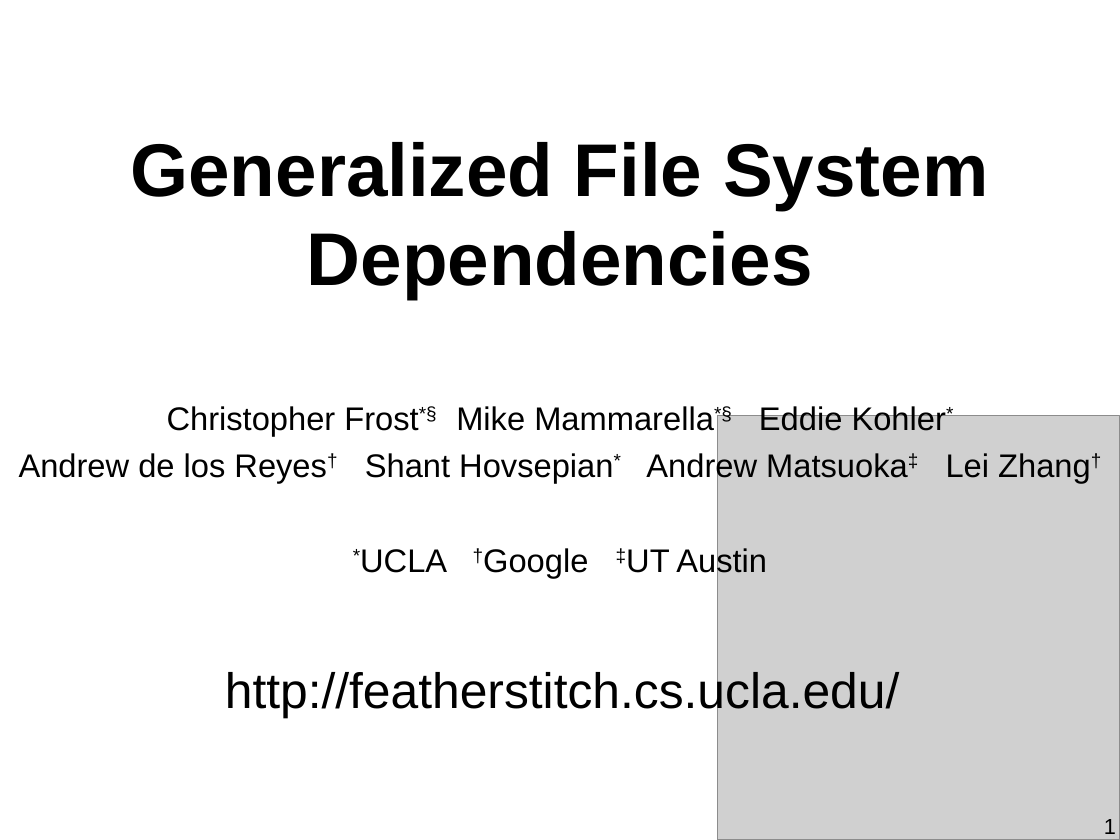
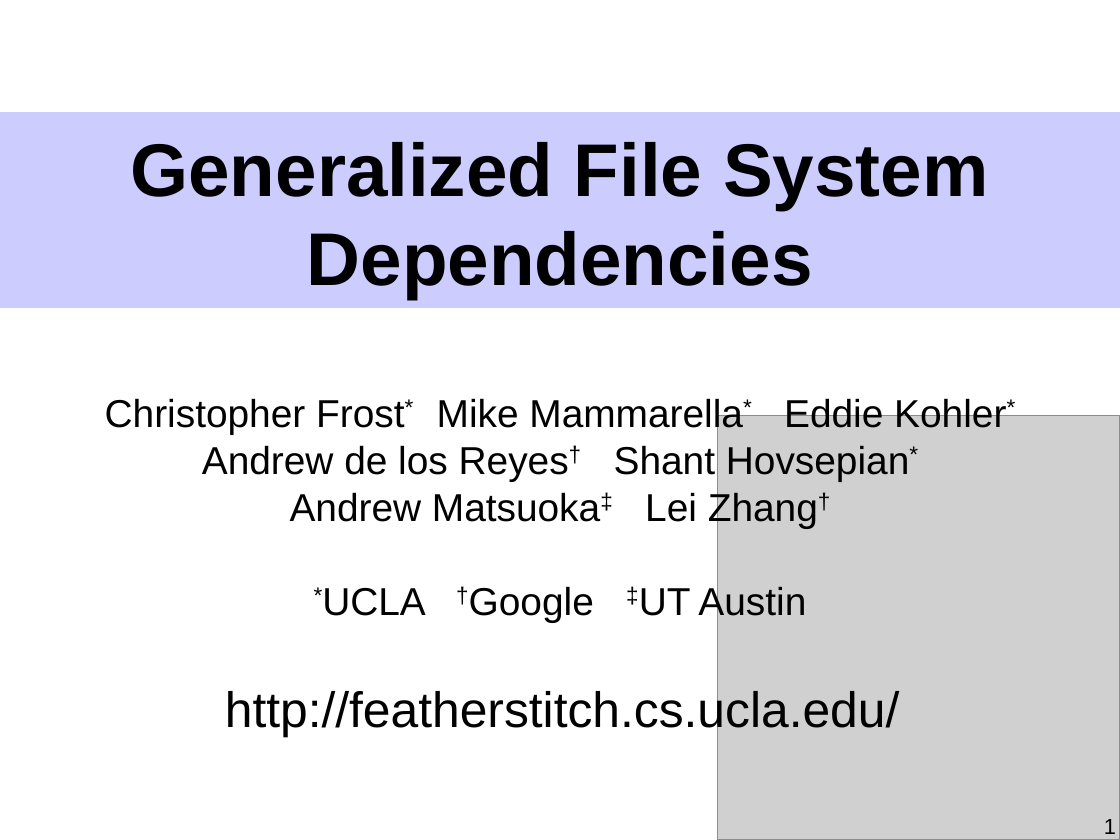
Before and after one commit to ucla-readable/fstitch-doc, a slide deck: slide 1 of sosp/pres.ppt. Drawn at 1120x840 pixels with LibreOffice and Linux fonts; fonts in the diff are those of the drawing; grey boxes stand for pictures. Boxes give left, top, right and bottom in pixels: in the first picture for what was removed or moved away, otherwise in the second. Text is boxed around its words. In the diff, an @@ line names an element or a change of style, - is before the commit and + after.

```diff
--- a/sosp/pres.ppt
+++ b/sosp/pres.ppt
@@ rectangle added at box(0, 0, 1120, 840), fill #FFFFFF @@
@@ rectangle added at box(0, 112, 1120, 308), fill #CCCCFF @@
@@ subtitle at box(105, 396, 1006, 528): text changed; size 21 to 25 pt @@
-Christopher Frost*§ Mike Mammarella*§ Eddie Kohler*
-Andrew de los Reyes† Shant Hovsepian* Andrew Matsuoka‡ Lei Zhang†
+Christopher Frost* Mike Mammarella* Eddie Kohler*
+Andrew de los Reyes† Shant Hovsepian*
+Andrew Matsuoka‡ Lei Zhang†
@@ subtitle at box(322, 584, 806, 622): size 21 to 25 pt in "*UCLA †Google ‡UT Austin"; line spacing 1 to 0.8; more space between paragraphs @@
@@ text "http://featherstitch.cs.ucla.edu/": place and size @@
-text "http://featherstitch.cs.ucla.edu/" at box(225, 669, 900, 719)
+text "http://featherstitch.cs.ucla.edu/" at box(225, 687, 900, 737)
```
Also in this commit, not shown: 19 other slides changed.
